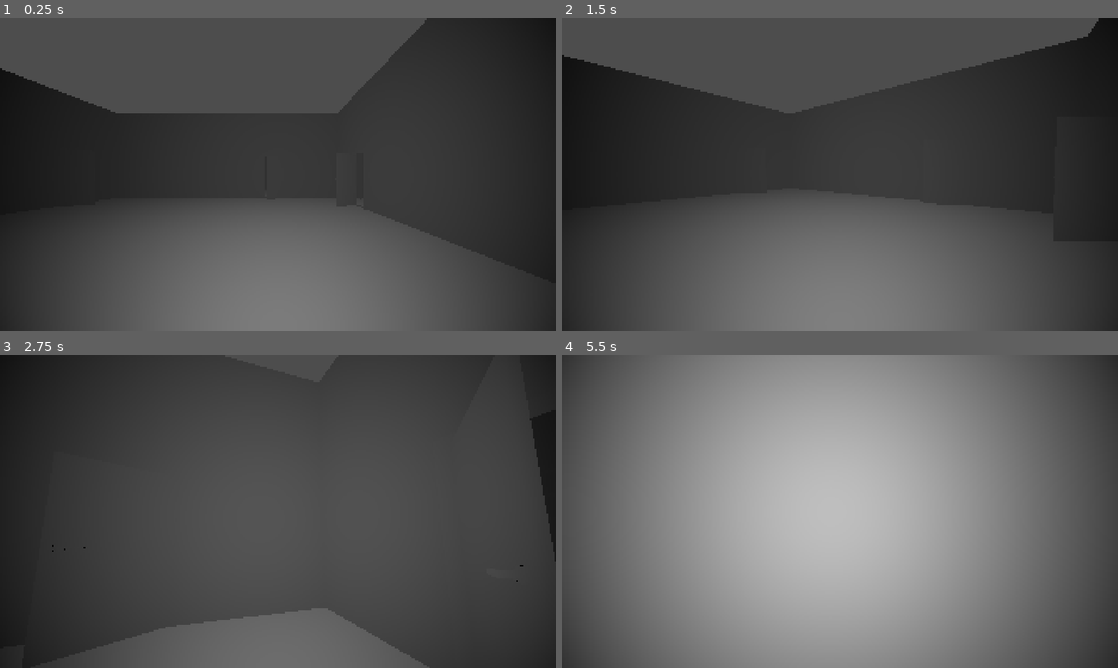
Above: before the commit, frames 1-4 (two rows, left to right).
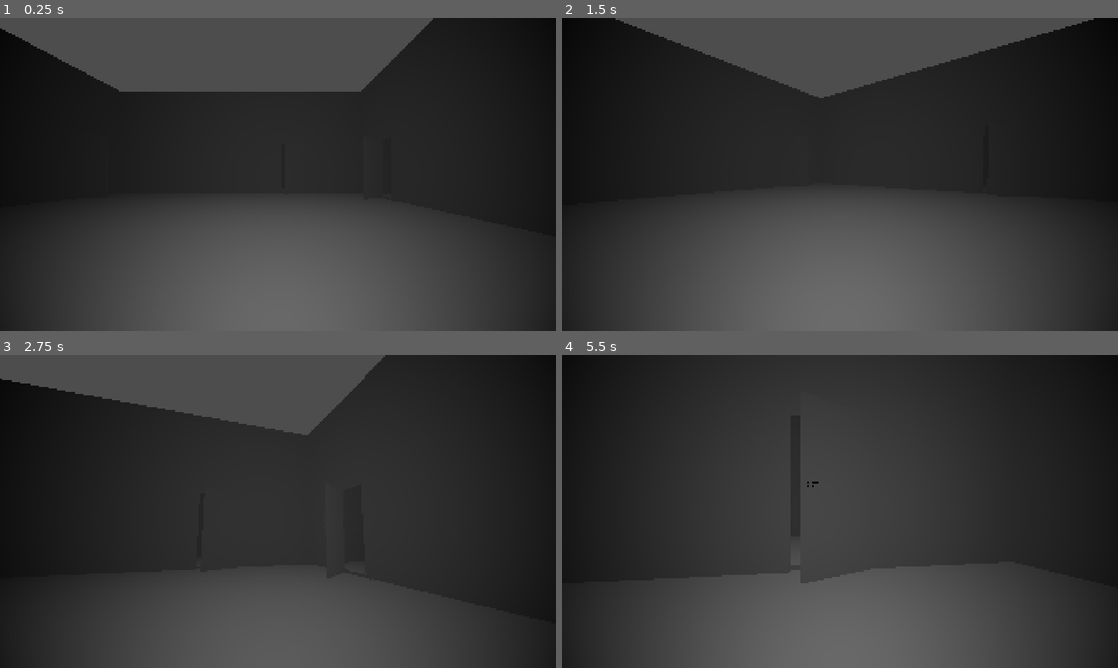
Above: after the commit, the same moments.

Repository: yuleedev/bandit-tails
Game: Godot game, scene res://Levels/main.tscn
The game is run twice, just before and just after one commit, with the same random seed, the same clock (stepped at 60 frames per second) and the same inputs.
Inputs (mouse positions are in pixels of both pictures, inside the frame that each line leads up to):
- Up to frame 1 (0.25 s): no input
- Up to frame 2 (1.5 s): tap Enter at 0.5 s; move the mouse to (867, 174) at 0.52 s; hold W (up) from 0.53 s (still down); move the mouse to (812, 174) at 1.27 s
- Up to frame 3 (2.75 s): keep holding W (up); move the mouse to (289, 505) at 2.02 s
- Up to frame 4 (5.5 s): keep holding W (up); move the mouse to (834, 517) at 2.77 s; move the mouse to (878, 514) at 3.52 s; move the mouse to (795, 508) at 4.27 s; move the mouse to (845, 511) at 5.02 s

The runs differ from the first frame. In frame 1, 5.3% of the frame differs, in the area x 0-78%, y 0-56%; in frame 2, 7.3%; in frame 3, 52%; in frame 4, 99%, in the area x 0-100%, y 0-100%.

Commit message:
Import map with collisions

Diff:
--- a/Levels/main.tscn
+++ b/Levels/main.tscn
@@ -1,16 +1,13 @@
 [gd_scene load_steps=5 format=3 uid="uid://rcpyya18rmci"]
 
-[ext_resource type="PackedScene" uid="uid://chgrnw77mwluq" path="res://Assets/Maps/test.glb" id="1_oj8hd"]
 [ext_resource type="Script" uid="uid://chuevkrc2nhgy" path="res://Scripts/Player/player.gd" id="2_gnif3"]
+[ext_resource type="PackedScene" uid="uid://c48x0p5eus56d" path="res://Levels/collision.glb" id="2_lwy2l"]
 
 [sub_resource type="CapsuleMesh" id="CapsuleMesh_oj8hd"]
 
 [sub_resource type="CapsuleShape3D" id="CapsuleShape3D_gnif3"]
 
 [node name="Main" type="Node3D"]
-
-[node name="Map" parent="." instance=ExtResource("1_oj8hd")]
-transform = Transform3D(0.4, 0, 0, 0, 0.4, 0, 0, 0, 0.4, 0, 0, 0)
 
 [node name="Player" type="CharacterBody3D" parent="."]
 script = ExtResource("2_gnif3")
@@ -31,3 +28,6 @@
 
 [node name="Collider" type="CollisionShape3D" parent="Player"]
 shape = SubResource("CapsuleShape3D_gnif3")
+
+[node name="collision" parent="." instance=ExtResource("2_lwy2l")]
+transform = Transform3D(0.909431, 0, 0, 0, 1, 0, 0, 0, 0.769761, 2.52678, -0.109582, -2.49926)
Not shown, added: Levels/collision.glb.import
